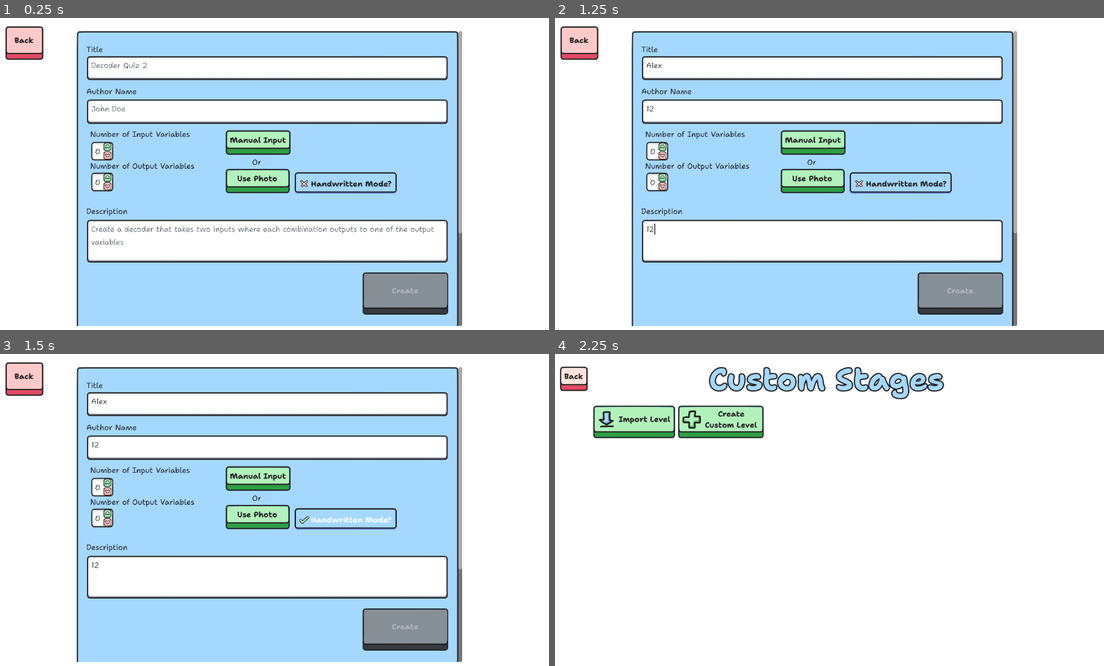
Above: before the commit, frames 1-4 (two rows, left to right).
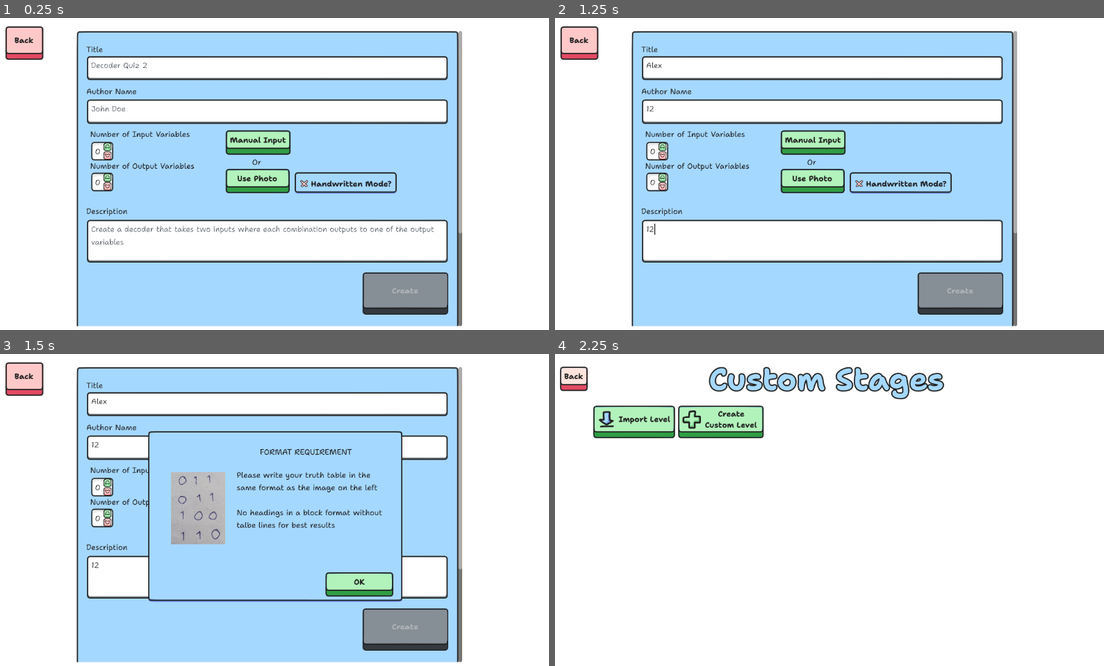
Above: after the commit, the same moments.

Repository: sininen-blue/logic-gate-tesseract
Game: Godot game, scene res://ui/custom_levels/create_custom_level.tscn
Two runs of this game, one before a commit and one after it. Both use one fixed random seed, a clock stepped at 60 frames per second and the inputs below. This scene is started directly instead of the project's main scene.
Inputs (mouse positions are in pixels of both pictures, inside the frame that each line leads up to):
- Up to frame 1 (0.25 s): no input
- Up to frame 2 (1.25 s): click (824, 67) at 0.52 s; type "Alex" at 0.6 s; click (824, 111) at 0.75 s; type "12" at 0.83 s; click (824, 242) at 0.98 s; type "12" at 1.07 s
- Up to frame 3 (1.5 s): click "Handwritten Mode?" at 1.25 s
- Up to frame 4 (2.25 s): click "Back" at 2 s

Frames 1-2 are identical in both runs. In frame 3, 16% of the frame differs, in the area x 26-74%, y 24-80%; in frame 4, nothing differs.
Error in both runs: Cannot call method 'get_files' on a null value. (res://ui/custom_levels/custom_levels.gd:14)

Commit message:
finalize

Diff:
--- a/ui/custom_levels/create_custom_level.gd
+++ b/ui/custom_levels/create_custom_level.gd
@@ -20,6 +20,8 @@
 @onready var input_edit: IncrementEdit = $ScrollContainer/Panel/Main/TruthTableInputs/InputEdit
 @onready var output_edit: IncrementEdit = $ScrollContainer/Panel/Main/TruthTableInputs/OutputEdit
 @onready var truth_table_container: ScrollContainer = $ScrollContainer/Panel/Main/TruthTable
+
+@onready var format_warning: Panel = $FormatWarning
 
 var exec_thread: Thread = Thread.new()
 
@@ -185,3 +187,8 @@
 
 func _on_accept_dialog_canceled() -> void:
 	get_tree().change_scene_to_file(custom_levels_scene)
+
+
+func _on_handwrite_check_box_toggled(toggled_on: bool) -> void:
+	if toggled_on:
+		format_warning.show_error("Please write your truth table in the same format as the image on the left\n\nNo headings in a block format without talbe lines for best results")
--- a/ui/custom_levels/create_custom_level.tscn
+++ b/ui/custom_levels/create_custom_level.tscn
@@ -6,6 +6,8 @@
 [ext_resource type="PackedScene" uid="uid://c3jqs3pq4mpki" path="res://ui/custom_levels/truth_table.tscn" id="4_e7hyx"]
 [ext_resource type="PackedScene" uid="uid://dnhtijfjnpwty" path="res://ui/components/increment_edit.tscn" id="4_x3g33"]
 [ext_resource type="Theme" uid="uid://diwchjwgvp2l4" path="res://ui/themes/redButton.tres" id="5_76tb5"]
+[ext_resource type="Script" path="res://ui/components/error_panel.gd" id="7_ymcuo"]
+[ext_resource type="Texture2D" uid="uid://dnh2tp20qhva3" path="res://ocr/handwritten test 4.jpg" id="8_moiad"]
 
 [sub_resource type="Animation" id="Animation_hhhcl"]
 length = 0.001
@@ -300,6 +302,68 @@
 "": SubResource("AnimationLibrary_u8oaj")
 }
 
+[node name="FormatWarning" type="Panel" parent="."]
+visible = false
+layout_mode = 1
+anchors_preset = 8
+anchor_left = 0.5
+anchor_top = 0.5
+anchor_right = 0.5
+anchor_bottom = 0.5
+offset_left = -256.0
+offset_top = -164.0
+offset_right = 272.0
+offset_bottom = 196.0
+grow_horizontal = 2
+grow_vertical = 2
+script = ExtResource("7_ymcuo")
+
+[node name="ErrorLabel" type="Label" parent="FormatWarning"]
+layout_mode = 1
+anchors_preset = 15
+anchor_right = 1.0
+anchor_bottom = 1.0
+offset_left = 184.0
+offset_top = 80.0
+offset_right = -16.0
+offset_bottom = -96.0
+grow_horizontal = 2
+grow_vertical = 2
+text = "Please write your truth table in the same format as the image on the left
+
+No headings in a block format without talbe lines for best results"
+autowrap_mode = 3
+
+[node name="ErrorConfirm" type="Button" parent="FormatWarning"]
+layout_mode = 1
+anchors_preset = 3
+anchor_left = 1.0
+anchor_top = 1.0
+anchor_right = 1.0
+anchor_bottom = 1.0
+offset_left = -161.0
+offset_top = -46.0
+offset_right = -18.0
+offset_bottom = -15.0
+grow_horizontal = 0
+grow_vertical = 0
+text = "OK"
+
+[node name="HandwrittenTest4" type="Sprite2D" parent="FormatWarning"]
+position = Vector2(104, 160)
+scale = Vector2(0.0897213, 0.0897213)
+texture = ExtResource("8_moiad")
+region_enabled = true
+region_rect = Rect2(324, 874, 1253, 1679)
+
+[node name="Label" type="Label" parent="FormatWarning"]
+layout_mode = 0
+offset_left = 232.0
+offset_top = 32.0
+offset_right = 424.0
+offset_bottom = 55.0
+text = "FORMAT REQUIREMENT"
+
 [connection signal="file_selected" from="FileDialog" to="." method="_on_file_dialog_file_selected"]
 [connection signal="canceled" from="AcceptDialog" to="." method="_on_accept_dialog_canceled"]
 [connection signal="confirmed" from="AcceptDialog" to="." method="_on_accept_dialog_confirmed"]
@@ -307,4 +371,6 @@
 [connection signal="count_changed" from="ScrollContainer/Panel/Main/TruthTableInputs/OutputEdit" to="." method="_on_output_edit_count_changed"]
 [connection signal="pressed" from="ScrollContainer/Panel/Main/TruthTableInputs/ManualButton" to="." method="_on_manual_button_pressed"]
 [connection signal="pressed" from="ScrollContainer/Panel/Main/TruthTableInputs/PhotoButton" to="." method="_on_photo_button_pressed"]
+[connection signal="toggled" from="ScrollContainer/Panel/Main/TruthTableInputs/HandwriteCheckBox" to="." method="_on_handwrite_check_box_toggled"]
 [connection signal="pressed" from="BackButton" to="." method="_on_back_button_pressed"]
+[connection signal="pressed" from="FormatWarning/ErrorConfirm" to="FormatWarning" method="_on_error_confirm_pressed"]
--- a/ui/custom_levels/custom_levels.tscn
+++ b/ui/custom_levels/custom_levels.tscn
@@ -64,6 +64,7 @@
 
 [node name="LevelsContainer" type="VBoxContainer" parent="ScrollContainer"]
 clip_contents = true
+custom_minimum_size = Vector2(500, 0)
 layout_mode = 2
 
 [node name="HBoxContainer" type="HBoxContainer" parent="ScrollContainer/LevelsContainer"]
--- a/ui/custom_levels/custom_stage_panel.tscn
+++ b/ui/custom_levels/custom_stage_panel.tscn
@@ -4,7 +4,7 @@
 [ext_resource type="FontFile" uid="uid://d3ya2ni4d4nbf" path="res://assets/UI/font/Static/Shantell_Sans-Normal-Bold.otf" id="3_1uq0p"]
 
 [node name="CustomStagePanel" type="Panel"]
-custom_minimum_size = Vector2(576, 123)
+custom_minimum_size = Vector2(728, 123)
 offset_right = 728.0
 offset_bottom = 123.0
 script = ExtResource("1_13h3g")
Not shown: 1 places in ui/custom_levels/create_custom_level.tscn that only renumber resources
